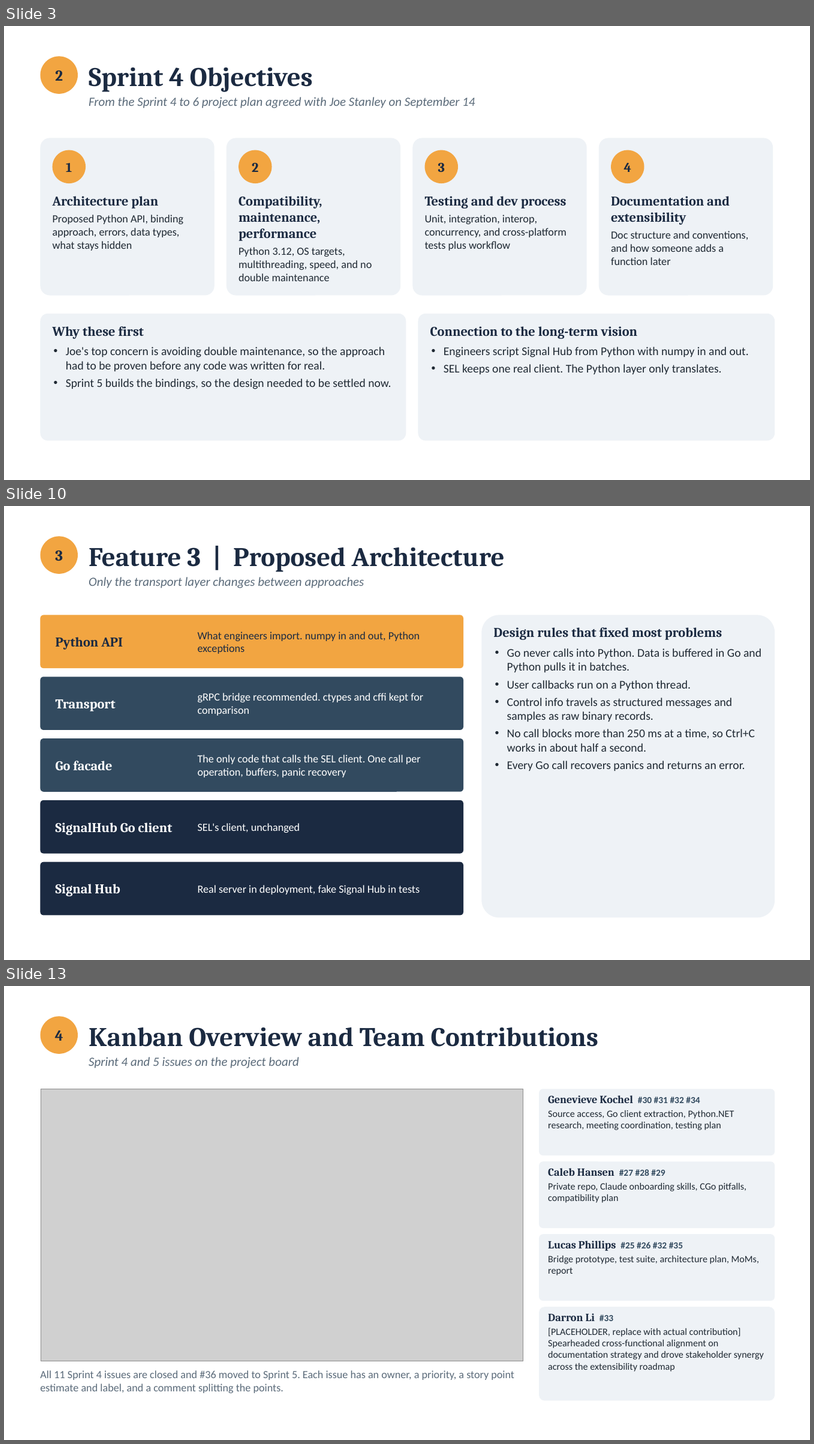
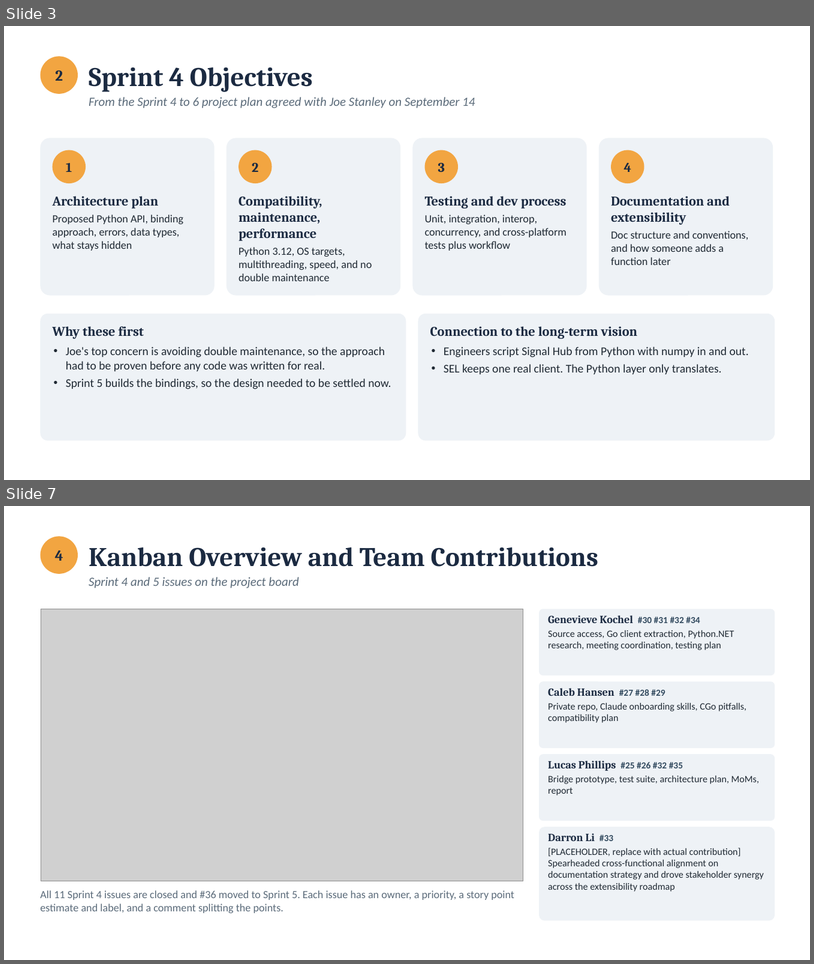
Before and after one commit to calebh13/sel-blueframe-sdk, a slide deck: Sprints/Sprint_4/Sprint 4 Presentation.pptx. Shown one above the other, each under a label of ours: slides 3, 10 and 13 before the commit, slides 3 and 7 after it; the slides between them are not shown. The pictures are 814x1444 and 814x964 pixels, drawn with LibreOffice and Linux fonts; fonts in the diff are those of the drawing; grey boxes stand for pictures. Boxes give left, top, right and bottom in pixels: in the first picture for what was removed or moved away, otherwise in the second. Text is boxed around its words. In the diff, an @@ line names an element or a change of style, - is before the commit and + after.

Commit message:
Prototype overview, client feedback, and shorter feature section in slides

```diff
--- a/Sprints/Sprint_4/Sprint 4 Presentation.pptx
+++ b/Sprints/Sprint_4/Sprint 4 Presentation.pptx
@@ slide 10 removed at <box>4,506,810,960</box>, background #FFFFFF @@
@@ ellipse removed at <box>40,536,78,574</box> @@
-3
@@ text removed at <box>89,547,505,572</box> @@
-Feature 3 | Proposed Architecture
@@ text removed at <box>89,577,365,588</box> @@
-Only the transport layer changes between approaches
@@ rounded rectangle removed at <box>40,615,464,668</box> @@
@@ text removed at <box>198,631,420,654</box> @@
-What engineers import. numpy in and out, Python exceptions
@@ rounded rectangle removed at <box>482,615,776,918</box> @@
@@ text removed at <box>494,627,762,771</box> @@
-Design rules that fixed most problems
-• Go never calls into Python. Data is buffered in Go and Python pulls it in batches.
-• User callbacks run on a Python thread.
-• Control info travels as structured messages and samples as raw binary records.
-• No call blocks more than 250 ms at a time, so Ctrl+C works in about half a second.
-• Every Go call recovers panics and returns an error.
@@ text removed at <box>56,637,123,649</box> @@
-Python API
@@ rounded rectangle removed at <box>40,676,464,730</box> @@
@@ text removed at <box>56,699,116,711</box> @@
-Transport
@@ text removed at <box>198,693,423,715</box> @@
-gRPC bridge recommended. ctypes and cffi kept for comparison
@@ rounded rectangle removed at <box>40,738,464,792</box> @@
@@ text removed at <box>198,754,421,777</box> @@
-The only code that calls the SEL client. One call per operation, buffers, panic recovery
@@ text removed at <box>56,760,112,771</box> @@
-Go facade
@@ rounded rectangle removed at <box>40,800,464,853</box> @@
@@ text removed at <box>56,822,173,835</box> @@
-SignalHub Go client
@@ text removed at <box>198,823,300,832</box> @@
-SEL's client, unchanged
@@ rounded rectangle removed at <box>40,862,464,915</box> @@
@@ text removed at <box>56,883,120,896</box> @@
-Signal Hub
@@ text removed at <box>198,885,420,894</box> @@
-Real server in deployment, fake Signal Hub in tests
@@ what was slide 13 is now slide 7 @@
```
Also in this commit, not shown: 6 slides changed, 2 slides added, 7 other slides removed, 8 other files.
